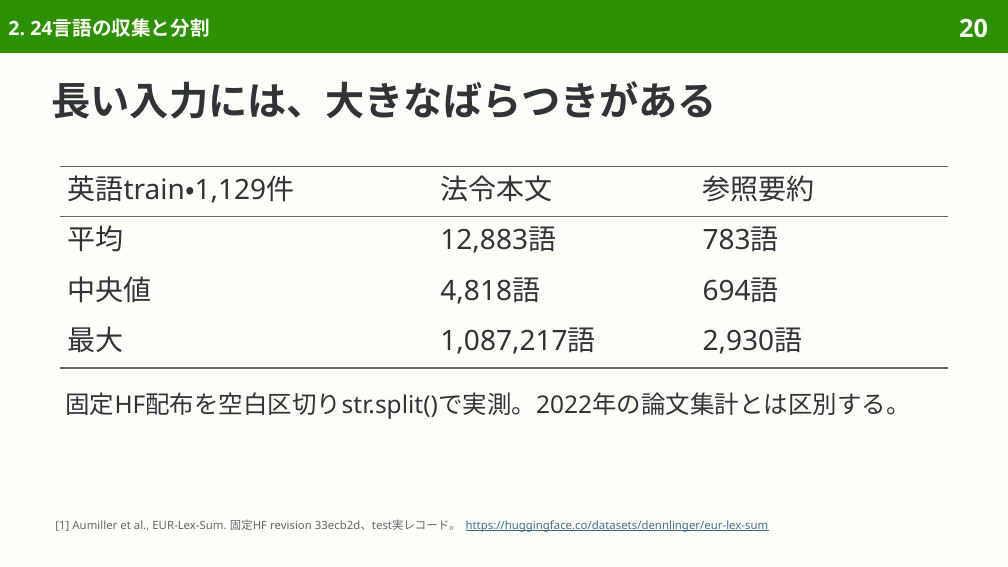
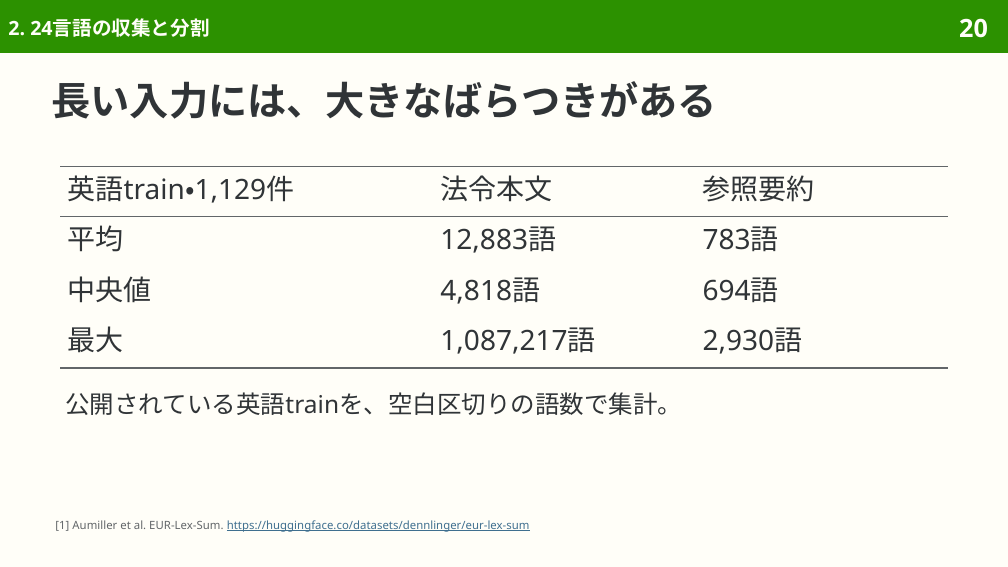
Before and after one commit to sasakiy84/datasets-in-10-minutes, a slide deck: slide 20 of slides/datasets-in-10-minutes-eurlexsum.pptx. Drawn at 1008x567 pixels with LibreOffice and Linux fonts; fonts in the diff are those of the drawing. Boxes give left, top, right and bottom in pixels: in the first picture for what was removed or moved away, otherwise in the second. Text is boxed around its words. In the diff, an @@ line names an element or a change of style, - is before the commit and + after.

```diff
--- a/slides/datasets-in-10-minutes-eurlexsum.pptx
+++ b/slides/datasets-in-10-minutes-eurlexsum.pptx
@@ text at (x1=65, y1=392, x2=682, y2=415): text changed @@
-固定HF配布を空白区切りstr.split()で実測。2022年の論文集計とは区別する。
+公開されている英語trainを、空白区切りの語数で集計。
@@ text at (x1=55, y1=520, x2=530, y2=532): text changed; text colour #626669 to #3F6F8F @@
-[1] Aumiller et al., EUR-Lex-Sum. 固定HF revision 33ecb2d、test実レコード。 https://huggingface.co/datasets/dennlinger/eur-lex-sum
+[1] Aumiller et al. EUR-Lex-Sum. https://huggingface.co/datasets/dennlinger/eur-lex-sum
```
Also in this commit, not shown: 44 other slides changed, 3 slides removed, 39 other files.
